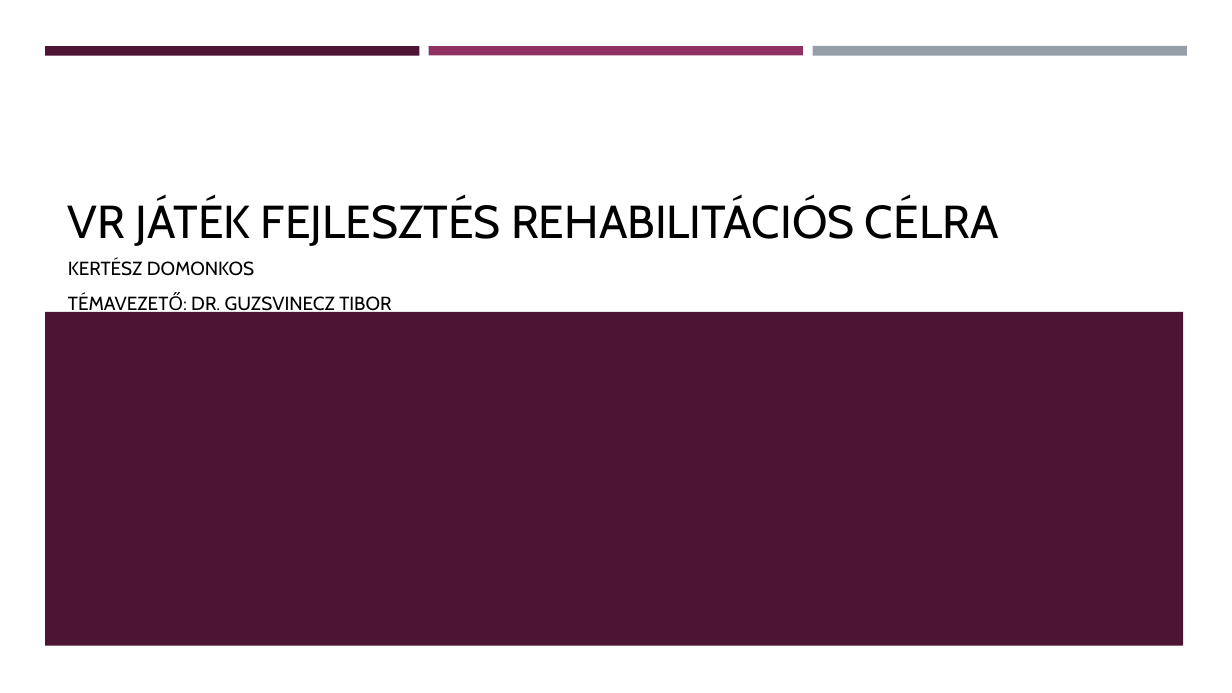
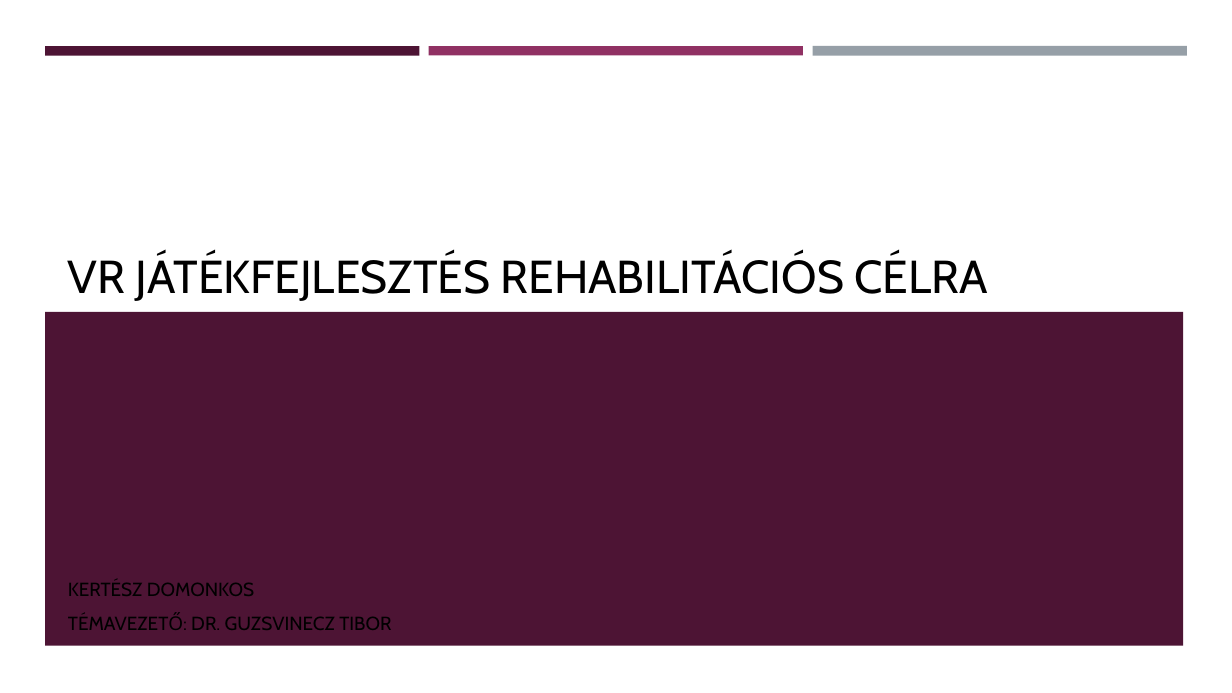
Before and after one commit to KihiraLove/Szakdoga, a slide deck: slide 1 of Documents/VR játék fejlesztés Rehabilitációs célra.pptx. Drawn at 1232x693 pixels with LibreOffice and Linux fonts; fonts in the diff are those of the drawing. Boxes give left, top, right and bottom in pixels: in the first picture for what was removed or moved away, otherwise in the second. Text is boxed around its words. In the diff, an @@ line names an element or a change of style, - is before the commit and + after.

```diff
--- a/Documents/VR játék fejlesztés Rehabilitációs célra.pptx
+++ b/Documents/VR játék fejlesztés Rehabilitációs célra.pptx
@@ title at <box>68,254,988,301</box>: spaces changed @@
-VR JÁTÉK FEJLESZTÉS REHABILITÁCIÓS CÉLRA
+VR JÁTÉKFEJLESZTÉS REHABILITÁCIÓS CÉLRA
@@ subtitle "KERTÉSZ DOMONKOS" rewrapped from <box>68,259,391,315</box> to <box>68,580,391,630</box> @@
```
Also in this commit, not shown: 5 other slides changed, 5 slides added, 4 slides removed, 2 other files.
